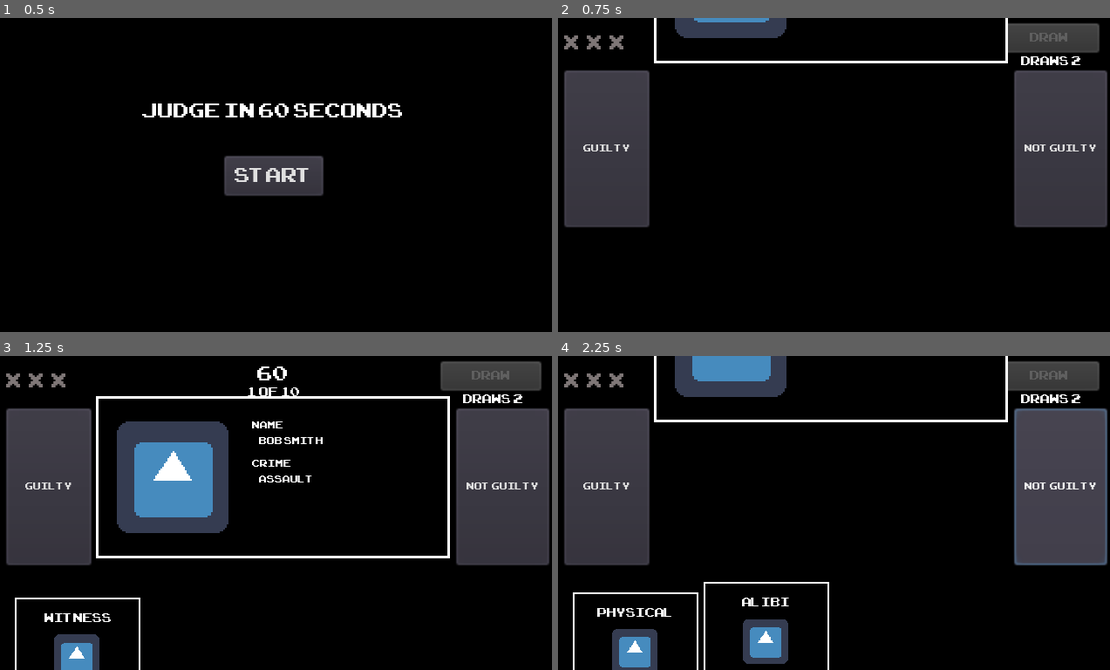
Above: before the commit, frames 1-4 (two rows, left to right).
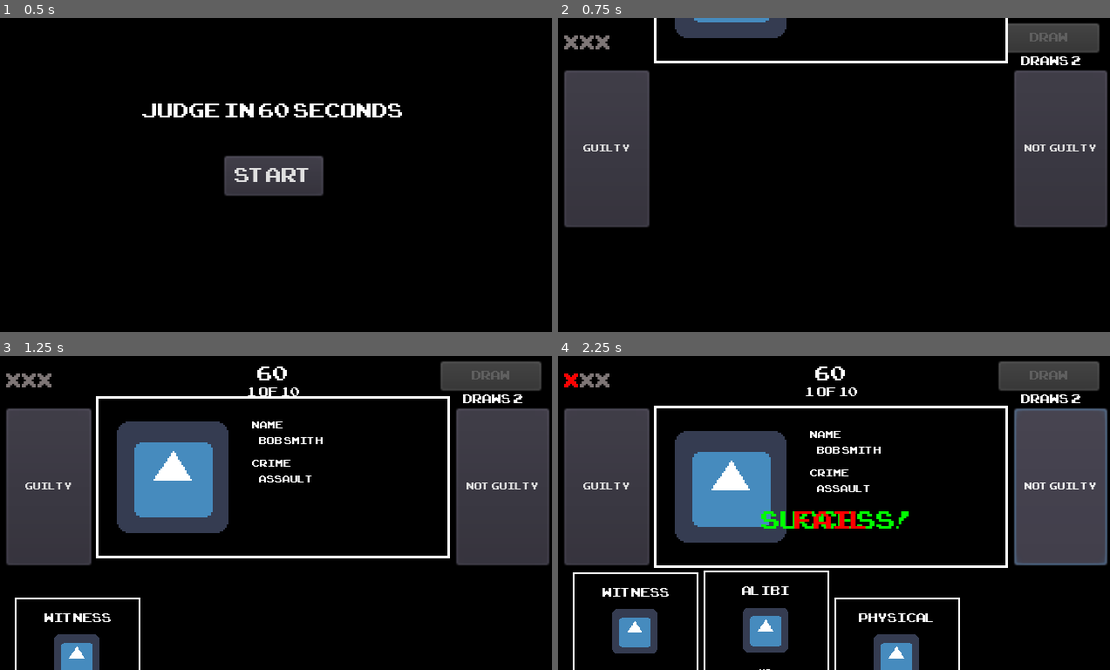
Above: after the commit, the same moments.

Repository: rashaangriffith/judge-in-60-seconds
Game: Godot game, scene res://main_menu/main_menu.tscn
Same seed, same stepped clock (60 frames per second), same inputs: the game is played once before the commit and once after it. The engine's default icon, where the game draws it, is replaced by a stand-in: a white triangle on a blue panel in a dark square.
Inputs:
- Up to frame 1 (0.5 s): no input
- Up to frame 2 (0.75 s): click "START" at 0.5 s
- Up to frame 3 (1.25 s): no input
- Up to frame 4 (2.25 s): click "GUILTY" at 1.25 s; click "NOT GUILTY" at 2 s

Frame 1 is identical in both runs. In frame 2, 0.2% of the frame differs, in the area x 3-12%, y 5-10%; in frame 3, 0.2%; in frame 4, 18%, in the area x 1-82%, y 0-100%.

Commit message:
added verdict text and strikes

Diff:
--- /dev/null
+++ b/fonts/pixel_font_20.tres
@@ -0,0 +1,7 @@
+[gd_resource type="DynamicFont" load_steps=2 format=2]
+
+[ext_resource path="res://fonts/ARCADECLASSIC.TTF" type="DynamicFontData" id=1]
+
+[resource]
+size = 20
+font_data = ExtResource( 1 )
--- a/main/main.gd
+++ b/main/main.gd
@@ -11,8 +11,15 @@
 onready var tween_in_draw = $TweenInDraw
 onready var draw_button = $DrawButton
 onready var draws_label = $DrawsLabel
+onready var verdict = $Verdict
+onready var success_label = $Verdict/SuccessLabel
+onready var fail_label = $Verdict/FailLabel
+onready var tween_verdict = $TweenVerdict
+onready var strikes_label = $StrikesLabel
+onready var case_number_label = $CaseNumberLabel
 
 const HAND_SIZE = 4
+const MAX_CASES = 10
 const MAX_DRAWS = 5
 const CASE_FILE_OUT_Y = -150
 const CASE_FILE_IN_Y = 25
@@ -150,6 +157,19 @@
 	tween_out.interpolate_property(evidence_card_3, "position", evidence_card_3.position, Vector2(evidence_card_3.position.x, CARD_OUT_Y), 0.25, Tween.TRANS_BACK, Tween.EASE_IN)
 	tween_out.interpolate_property(evidence_card_4, "position", evidence_card_4.position, Vector2(evidence_card_4.position.x, CARD_OUT_Y), 0.25, Tween.TRANS_BACK, Tween.EASE_IN)
 	tween_out.start()
+
+func show_verdict():
+	tween_verdict.interpolate_property(verdict, "scale", 0, 1, 0.5, Tween.TRANS_BOUNCE, Tween.EASE_OUT)
+	tween_verdict.interpolate_property(verdict, "scale", 1, 0, 0.5, Tween.TRANS_BOUNCE, Tween.EASE_IN, 2)
+	tween_verdict.start()
+
+func update_case_number():
+	current_case_number += 1
+	case_number_label.text = str(current_case_number) + " of " + str(MAX_CASES)
+
+func update_strikes(diff):
+	strikes += diff
+	strikes_label.text = strikes_label.text + "x"
 
 func _on_TweenIn_tween_all_completed():
 	pass # Replace with function body.
@@ -217,7 +237,26 @@
 	pass
 
 func _on_GuiltyButton_pressed():
+	if case.is_guilty:
+		success_label.visible = true
+	else:
+		fail_label.visible = true
+		update_strikes(1)
+
+	show_verdict()
+
+
+func _on_NotGuiltyButton_pressed():
+	if not case.is_guilty:
+		success_label.visible = true
+	else:
+		fail_label.visible = true
+		update_strikes(1)
+
+	show_verdict()
+
+func _on_TweenVerdict_tween_all_completed():
+	success_label.visible = false
+	fail_label.visible = false
+	update_case_number()
 	tween_slide_out()
-
-func _on_NotGuiltyButton_pressed():
-	tween_slide_out()
--- a/main/main.tscn
+++ b/main/main.tscn
@@ -6,6 +6,7 @@
 [ext_resource path="res://fonts/pixel_font_16.tres" type="DynamicFont" id=4]
 [ext_resource path="res://fonts/pixel_font_10.tres" type="DynamicFont" id=5]
 [ext_resource path="res://main/main.gd" type="Script" id=6]
+[ext_resource path="res://fonts/pixel_font_20.tres" type="DynamicFont" id=7]
 
 [node name="Main" type="Node2D"]
 script = ExtResource( 6 )
@@ -76,7 +77,7 @@
 margin_bottom = 23.0
 custom_fonts/font = ExtResource( 4 )
 custom_colors/font_color = Color( 0.498039, 0.466667, 0.466667, 1 )
-text = "X  X  X"
+text = "XXX"
 __meta__ = {
 "_edit_use_anchors_": false
 }
@@ -133,6 +134,35 @@
 position = Vector2( 238, 200 )
 card_number = 4
 
+[node name="Verdict" type="Node2D" parent="."]
+position = Vector2( 160.955, 79.0601 )
+
+[node name="SuccessLabel" type="Label" parent="Verdict"]
+visible = false
+margin_left = -41.3329
+margin_top = 5.0
+margin_right = 49.6671
+margin_bottom = 25.685
+custom_fonts/font = ExtResource( 7 )
+custom_colors/font_color = Color( 0, 1, 0, 1 )
+text = "SUCCESS!"
+__meta__ = {
+"_edit_use_anchors_": false
+}
+
+[node name="FailLabel" type="Label" parent="Verdict"]
+visible = false
+margin_left = -21.5506
+margin_top = 5.31499
+margin_right = 22.4494
+margin_bottom = 26.315
+custom_fonts/font = ExtResource( 7 )
+custom_colors/font_color = Color( 1, 0, 0, 1 )
+text = "FAIL"
+__meta__ = {
+"_edit_use_anchors_": false
+}
+
 [node name="TweenIn" type="Tween" parent="."]
 
 [node name="TweenOut" type="Tween" parent="."]
@@ -140,6 +170,8 @@
 [node name="TweenOutDraw" type="Tween" parent="."]
 
 [node name="TweenInDraw" type="Tween" parent="."]
+
+[node name="TweenVerdict" type="Tween" parent="."]
 
 [node name="Timer" type="Timer" parent="."]
 
@@ -150,4 +182,5 @@
 [connection signal="tween_all_completed" from="TweenOut" to="." method="_on_TweenOut_tween_all_completed"]
 [connection signal="tween_all_completed" from="TweenOutDraw" to="." method="_on_TweenOutDraw_tween_all_completed"]
 [connection signal="tween_all_completed" from="TweenInDraw" to="." method="_on_TweenInDraw_tween_all_completed"]
+[connection signal="tween_all_completed" from="TweenVerdict" to="." method="_on_TweenVerdict_tween_all_completed"]
 [connection signal="timeout" from="Timer" to="." method="_on_Timer_timeout"]
Not shown: 1 places in main/main.tscn that only renumber resources
